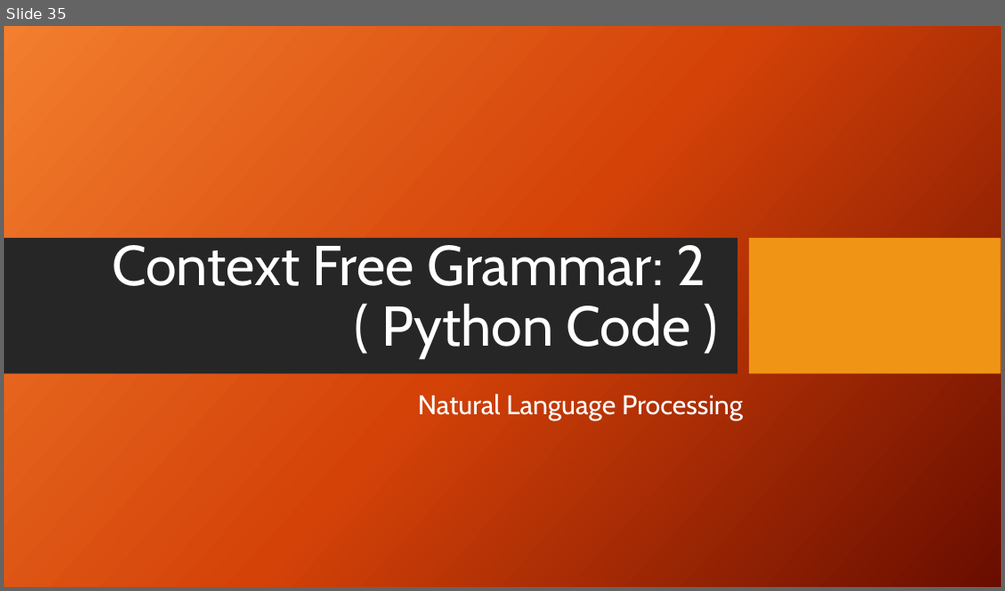
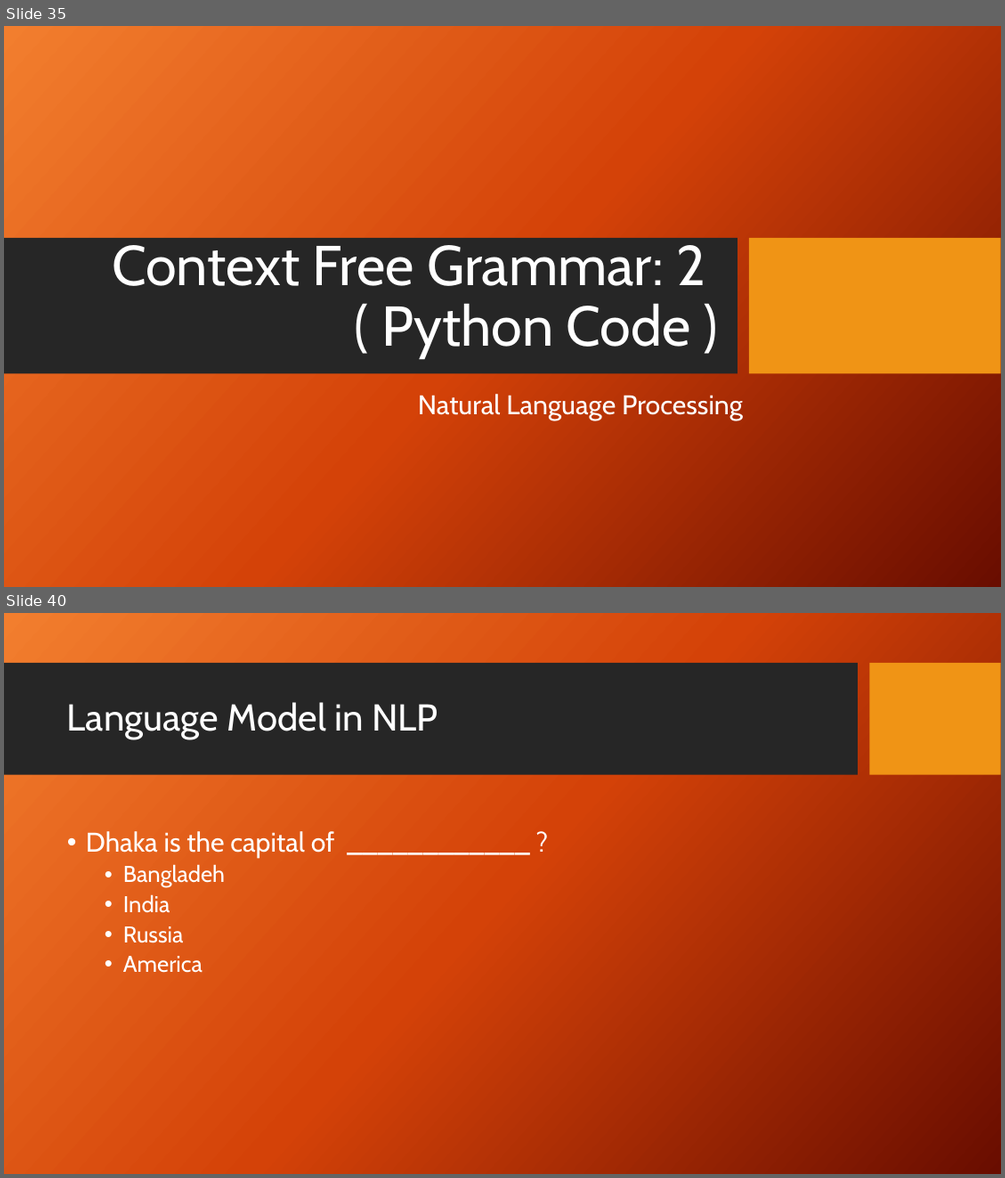
Before and after one commit to FaisalAhmedBijoy/Natural-Language-Processing-with-Python, a slide deck: docs/NLP_bangla_tutorial.pptx. Shown one above the other, each under a label of ours: slide 35 before the commit, slides 35 and 40 after it; the slides between them are not shown. The pictures are 1005x591 and 1005x1178 pixels, drawn with LibreOffice and Linux fonts; fonts in the diff are those of the drawing; background and template pictures are left out. Boxes give left, top, right and bottom in pixels: in the first picture for what was removed or moved away, otherwise in the second. Text is boxed around its words. In the diff, an @@ line names an element or a change of style, - is before the commit and + after.

```diff
--- a/docs/NLP_bangla_tutorial.pptx
+++ b/docs/NLP_bangla_tutorial.pptx
@@ slide 40 added at bbox=[4, 613, 1001, 1174], background picture (left out) @@
@@ rectangle added at bbox=[4, 663, 858, 775], fill #262626 @@
@@ rectangle added at bbox=[870, 663, 1001, 775], fill #F09415 @@
@@ title added at bbox=[67, 702, 438, 739], 36 pt, text #FFFFFF @@
+Language Model in NLP
@@ text added at bbox=[86, 831, 335, 973], 26 pt, text #FFFFFF @@
+• Dhaka is the capital of ____________ ?
+  • Bangladeh
+  • India
+  • Russia
+  • America
```
Also in this commit, not shown: 6 other slides added.
